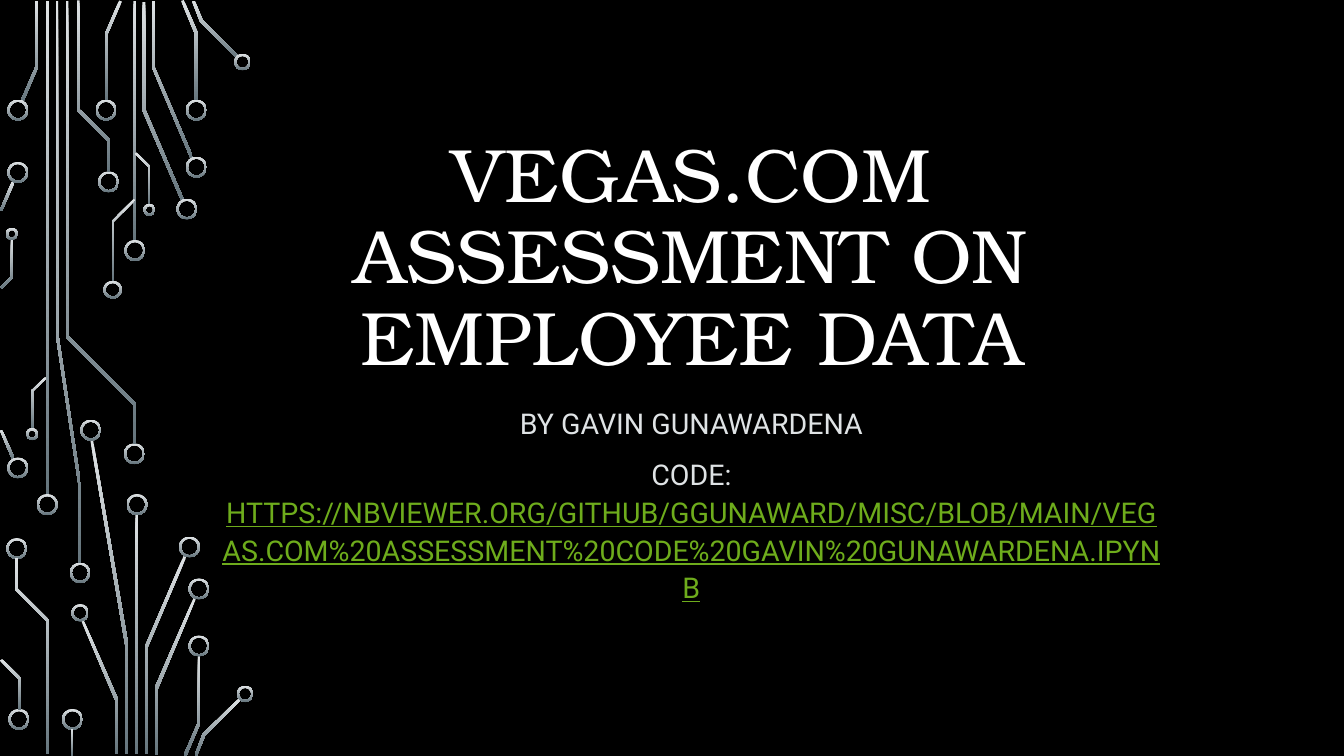
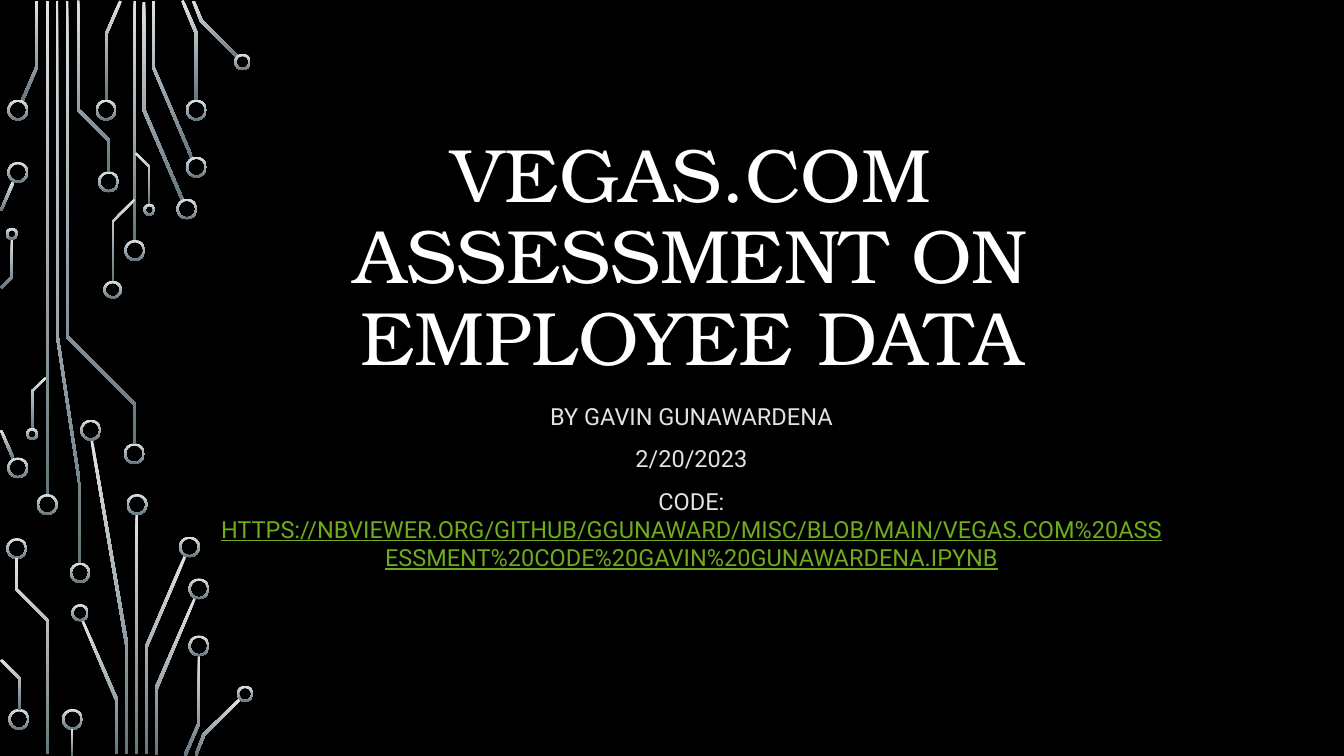
Before and after one commit to ggunaward/Misc, a slide deck: slide 1 of Vegas_dot_com assessment Powerpoint.pptx. Drawn at 1344x756 pixels with LibreOffice and Linux fonts; fonts in the diff are those of the drawing; background and template pictures are left out. Boxes give left, top, right and bottom in pixels: in the first picture for what was removed or moved away, otherwise in the second. Text is boxed around its words. In the diff, an @@ line names an element or a change of style, - is before the commit and + after.

Commit message:
Added date to title page of powerpoint

```diff
--- a/Vegas_dot_com assessment Powerpoint.pptx
+++ b/Vegas_dot_com assessment Powerpoint.pptx
@@ subtitle at (x1=221, y1=408, x2=1162, y2=570): size 20.4 to 16.8 pt; line spacing 1.1 to 1 @@
@@ subtitle at (x1=635, y1=450, x2=747, y2=469): paragraph added @@
+2/20/2023
```
